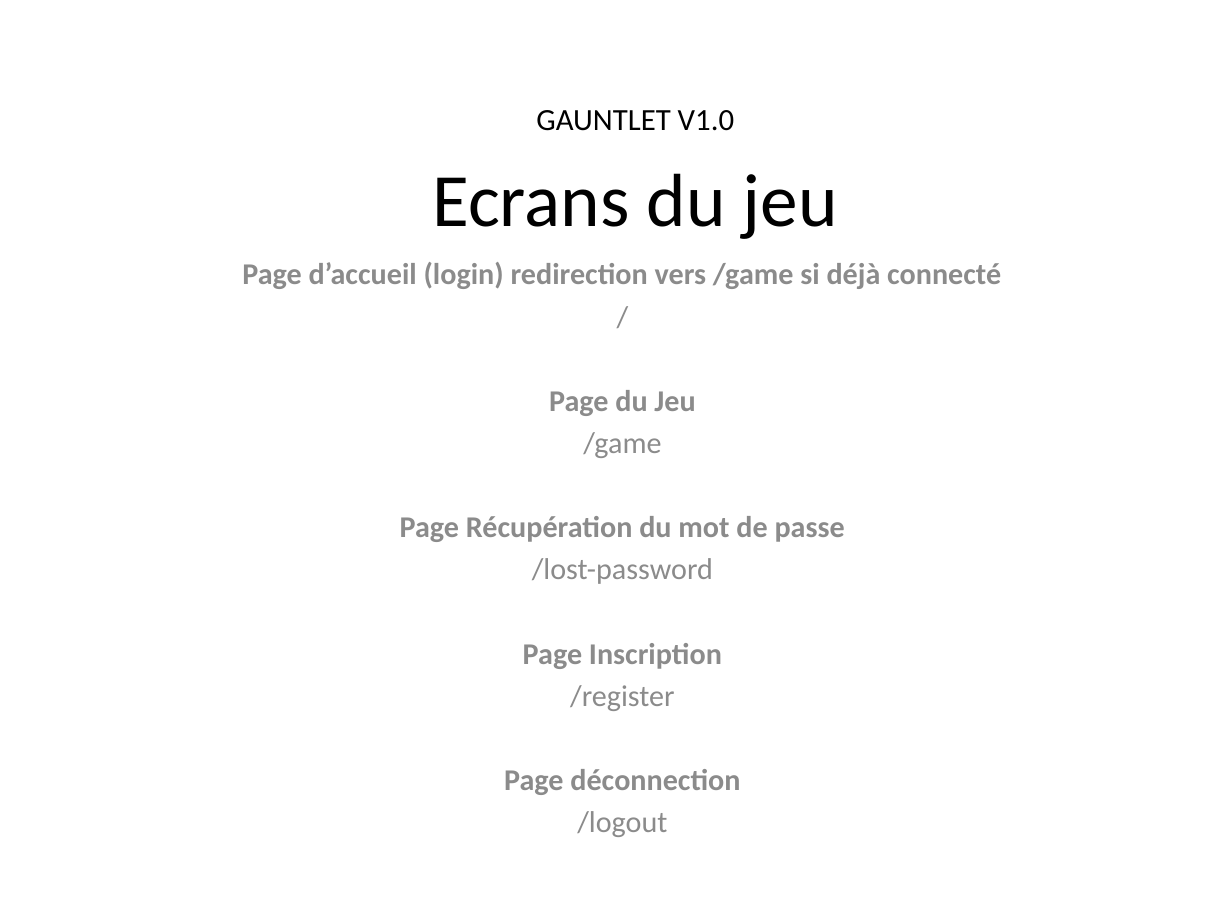
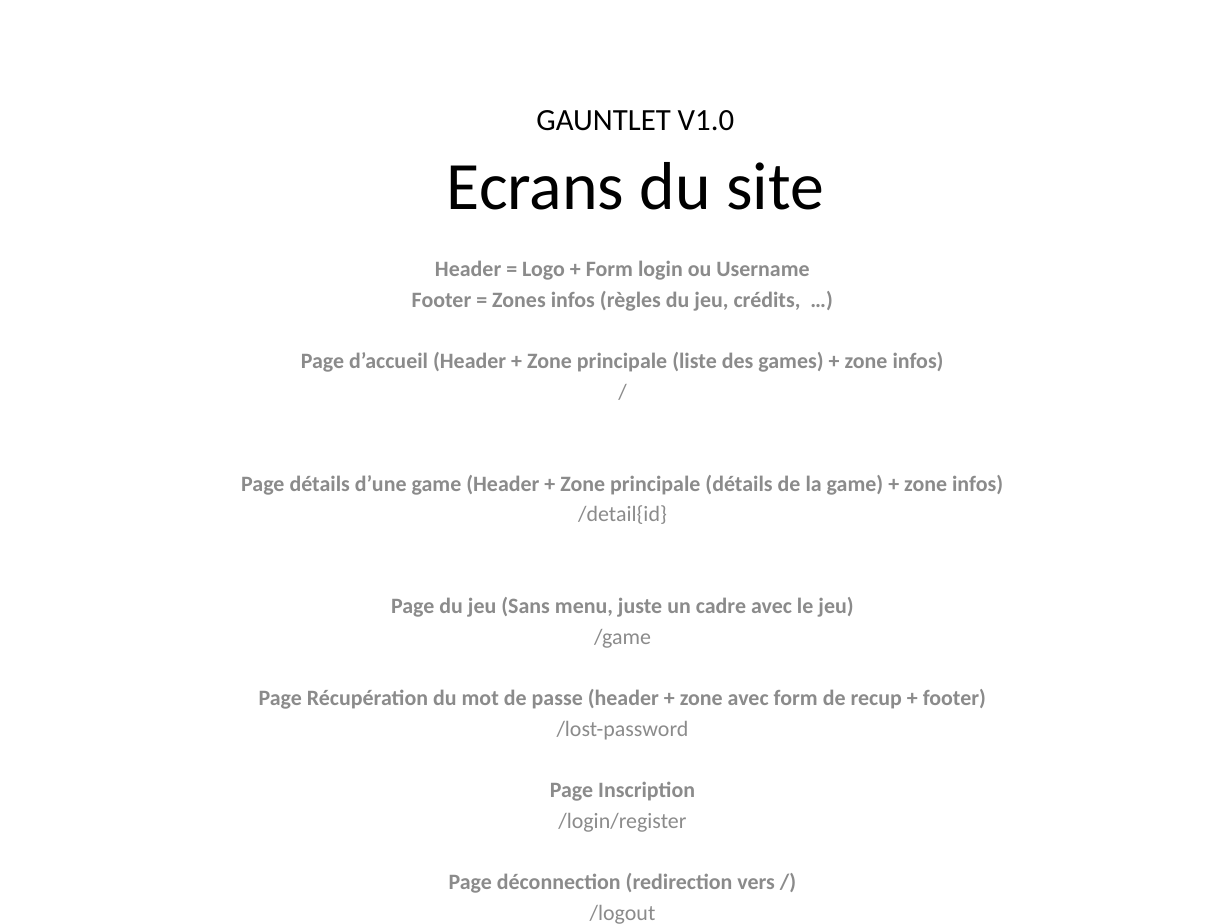
Before and after one commit to F2000-FR-AFPA-WebDev201701/gauntlet-game, a slide deck: slide 1 of docs/ecrans-du-jeu.pptx. Drawn at 1232x924 pixels with LibreOffice and Linux fonts; fonts in the diff are those of the drawing. Boxes give left, top, right and bottom in pixels: in the first picture for what was removed or moved away, otherwise in the second. Text is boxed around its words. In the diff, an @@ line names an element or a change of style, - is before the commit and + after.

Commit message:
docs : screens game

```diff
--- a/docs/ecrans-du-jeu.pptx
+++ b/docs/ecrans-du-jeu.pptx
@@ title at [447, 162, 824, 210]: text changed; size 44 to 39.6 pt @@
-Ecrans du jeu
+Ecrans du site
@@ subtitle at [301, 260, 944, 372]: text changed; size 17.6 to 12.8 pt @@
-Page d’accueil (login) redirection vers /game si déjà connecté
+Header = Logo + Form login ou Username
+Footer = Zones infos (règles du jeu, crédits, …)
+Page d’accueil (Header + Zone principale (liste des games) + zone infos)
@@ subtitle at [241, 475, 1003, 617]: text changed; size 17.6 to 12.8 pt @@
-Page du Jeu
+Page détails d’une game (Header + Zone principale (détails de la game) + zone infos)
+/detail{id}
+Page du jeu (Sans menu, juste un cadre avec le jeu)
@@ subtitle at [550, 629, 695, 801]: size 17.6 to 12.8 pt in "/", "/game", "/lost-password", "Page Inscription" and 1 more places @@
@@ subtitle at [259, 689, 986, 709]: text changed; size 17.6 to 12.8 pt @@
-Page Récupération du mot de passe
+Page Récupération du mot de passe (header + zone avec form de recup + footer)
@@ subtitle at [449, 813, 774, 893]: text changed; size 17.6 to 12.8 pt @@
-/register
-Page déconnection
+/login/register
+Page déconnection (redirection vers /)
```
Also in this commit, not shown: 2 other slides changed, 2 slides added, 1 slide removed, 5 other files.
